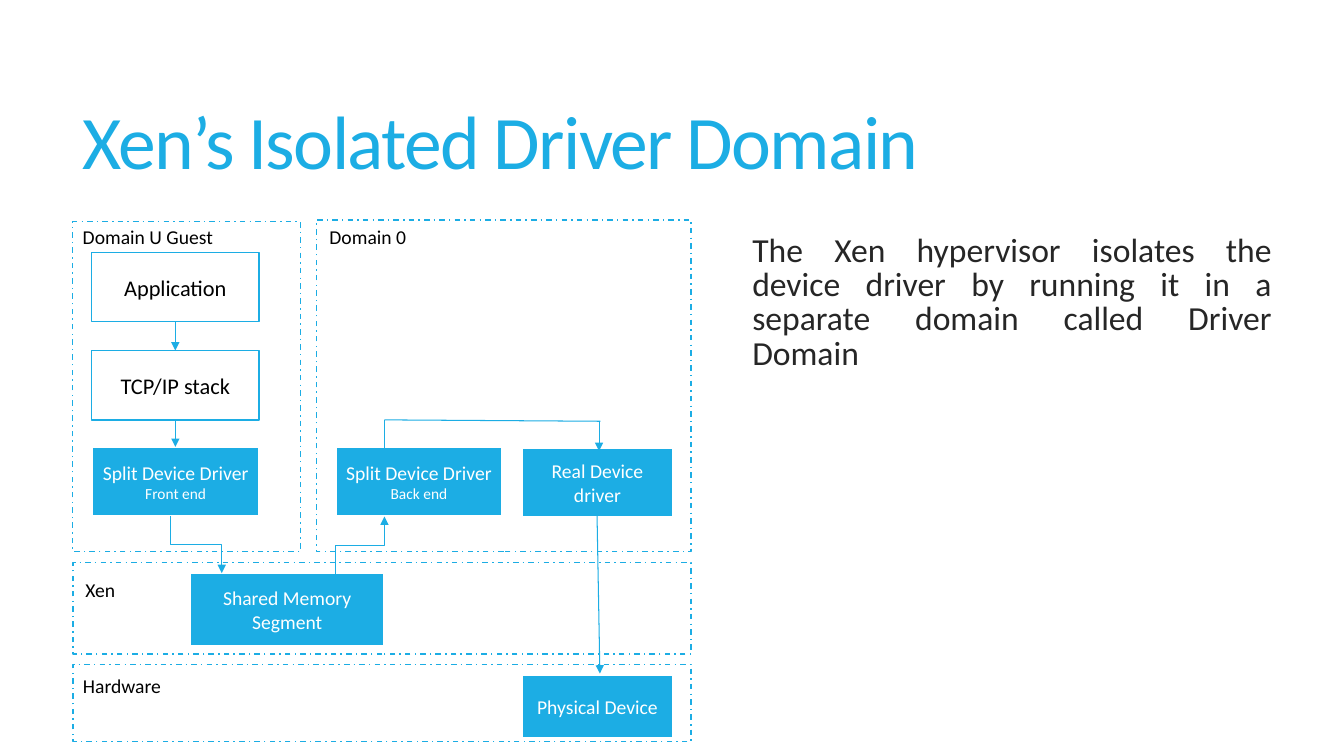
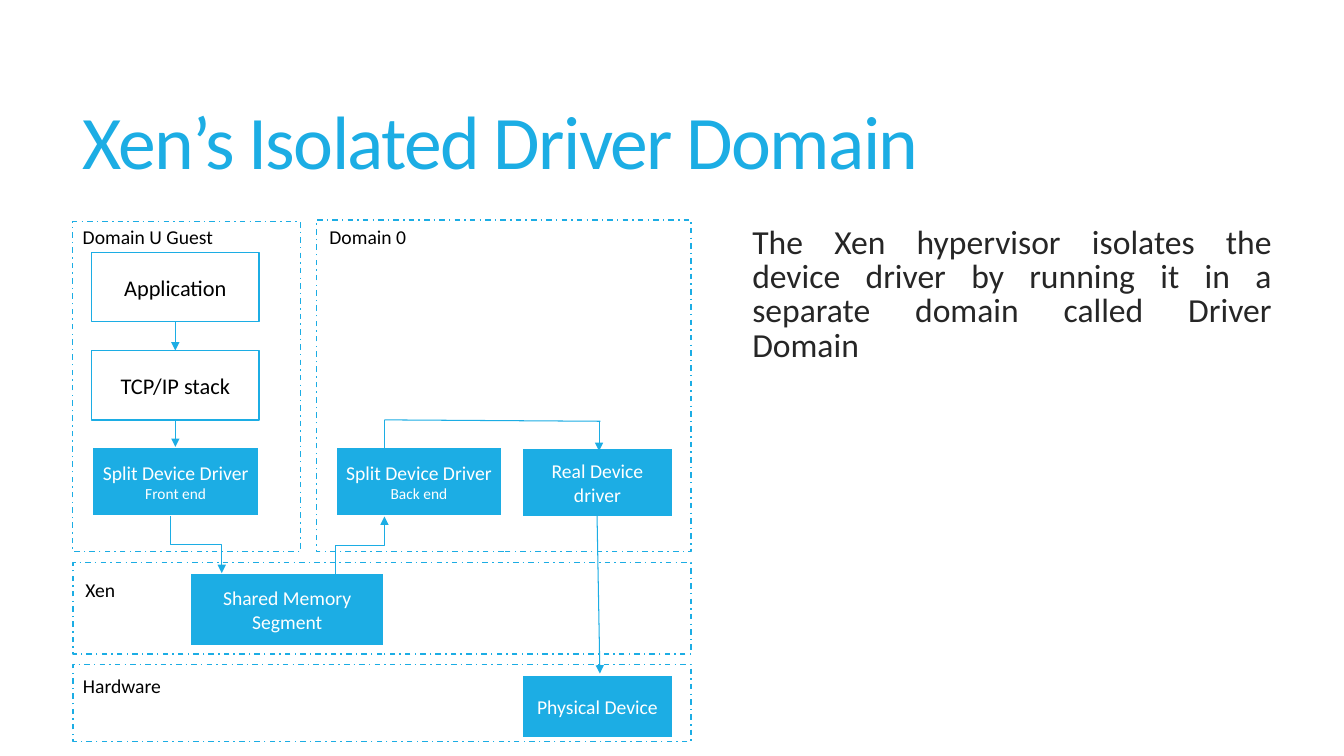
Before and after one commit to sushirol/Isolated-Driver-Domain, a slide deck: slide 6 of doc/presentation/IDDR.pptx. Drawn at 1344x756 pixels with LibreOffice and Linux fonts; fonts in the diff are those of the drawing. Boxes give left, top, right and bottom in pixels: in the first picture for what was removed or moved away, otherwise in the second. Text is boxed around its words. In the diff, an @@ line names an element or a change of style, - is before the commit and + after.

```diff
--- a/doc/presentation/IDDR.pptx
+++ b/doc/presentation/IDDR.pptx
@@ text "The Xen hypervisor isolates the ...": place and size @@
-text "The Xen hypervisor isolates the ..." at bbox=[752, 238, 1272, 366]
+text "The Xen hypervisor isolates the ..." at bbox=[752, 230, 1272, 358]
```
Also in this commit, not shown: 9 other slides changed, 5 slides added.
